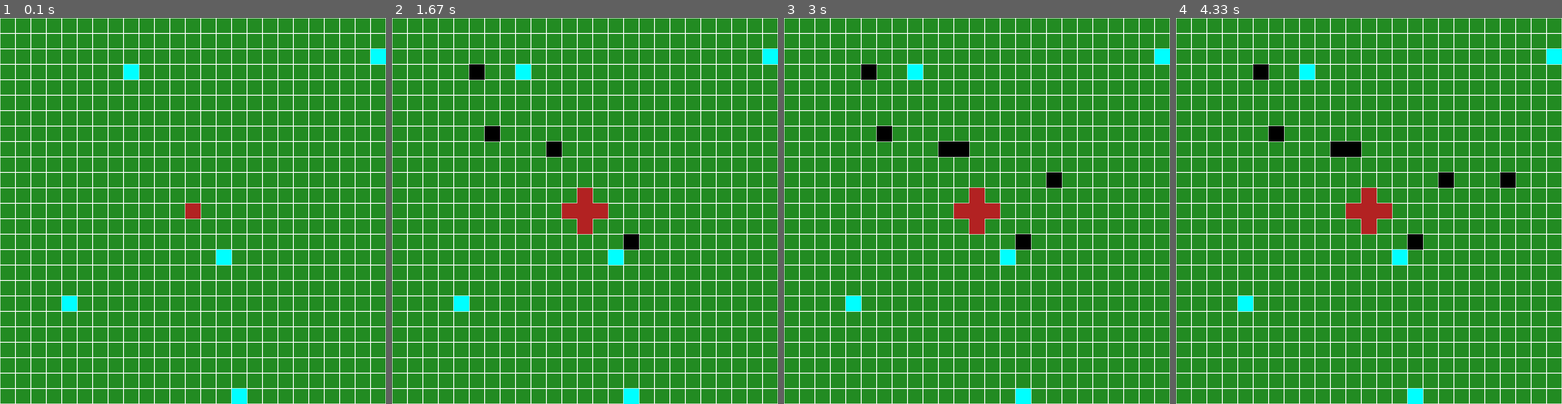
Above: before the commit, frames 1-4 (left to right).
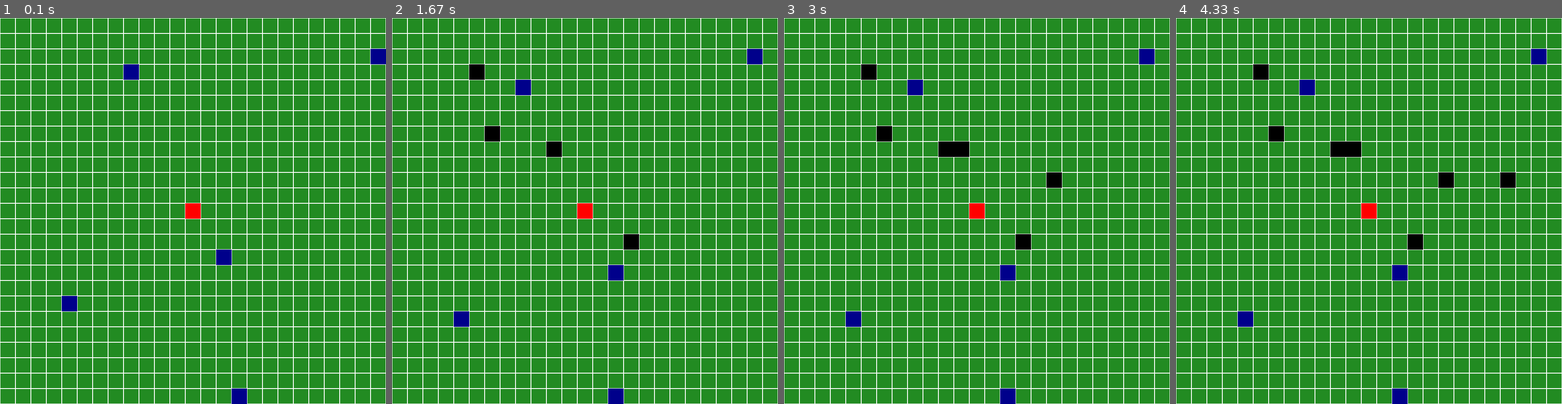
Above: after the commit, the same moments.

Repository: markus-brln/BachelorThesisForestFireControl
Game: pygame game, started from gui/main.py
Two runs of this game, one before a commit and one after it. Both use one fixed random seed, a clock stepped at 60 frames per second and the inputs below.
Inputs (mouse positions are in pixels of both pictures, inside the frame that each line leads up to):
- Up to frame 1 (0.1 s): no input
- Up to frame 2 (1.67 s): tap Space at 0.33 s; press the mouse at (631, 245) at 0.7 s; move the mouse to (557, 156) at 0.8 s; release the mouse at (484, 68) at 0.93 s; click (492, 133) at 1.3 s; move the mouse to (573, 145) at 1.63 s
- Up to frame 3 (3 s): click (965, 145) at 1.93 s; move the mouse to (1054, 180) at 2.37 s; click (1054, 180) at 2.73 s
- Up to frame 4 (4.33 s): move the mouse to (1507, 180) at 3.23 s; click (1507, 180) at 3.65 s; move the mouse to (1257, 137) at 4.2 s

The runs differ from the first frame. In frame 1, 1.0% of the frame differs, in the area x 16-100%, y 8-100%; in frame 2, 2.4%; in frame 3, 2.4%; in frame 4, 2.4%.

Commit message:
added firebreak digging and moving agents

Diff:
--- a/gui/Model/agent.py
+++ b/gui/Model/agent.py
@@ -1,36 +1,39 @@
 from collections import deque
+
+import random
+
+random.seed(0)
 
 class Agent:
   # TODO: Original code gave W as parameter. Find out purpose
-  def __init__(self, position, active = False):
+  def __init__(self, position, model, active = False):
     self.position = position
     self.dead = False
     self.digging = True
     self.active = active
     self.agent_hist = deque()
     self.agent_hist.append(self.position)
-    self.save_move = True
+    self.save_move = False
     self.waypoint = None
-    self.model = None
+    self.model = model
 
-  #
   def timestep(self):
-    if (self.position) == self.waypoint:
-      # TODO: Determine if this is appropriate
-      self.dig()
-    else:
-      self.move()
-      if self.save_move:
-        self.agent_hist.append((self.position))
+    self.move()
+    if self.save_move:
+      self.agent_hist.append((self.position))
 
   def dig(self):
-    pass
+    print("agent digging")
+    self.model.dig_firebreak(self)
 
+## Move randomly for now
   def move(self):
-    if self.waypoint == None:
-      return
-    # TODO: Implementation
-    pass
+    new_position = random.choice(self.model.get_neighbours(self.position))
+    while not self.model.position_in_bounds(new_position) or new_position in self.model.firepos:
+      new_position = random.choice(self.model.get_neighbours(self.position))
+
+    self.position = new_position
+
 
   def set_waypoint(self, waypoint = None):
     self.waypoint = waypoint
--- a/gui/Model/model.py
+++ b/gui/Model/model.py
@@ -24,10 +24,11 @@
     self.firepos = set()
     self.set_initial_fire(firesize)
 
-    self.startEpisode()           # Initialize episode
+    self.start_episode()           # Initialize episode
 
 
-  def startEpisode(self):
+## Episode Initialization
+  def start_episode(self):
     self.reset_agents()
     self.selected_squares = set() # Reset selection
     self.time = 0                 # Reset time
@@ -36,17 +37,17 @@
     # Start fire in the middle of the map
     self.firepos.clear()
     self.firepos = set(self.initial_fire)
+    self.firebreaks = set()
 
 
   # Start agents at random positions
   def reset_agents(self):
     self.agents = []
     for _ in range(self.nr_of_agents):
-      agent_pos = self.random_position()
+      agent_pos = self.get_random_position()
       while not self.position_in_bounds(agent_pos) or agent_pos in self.initial_fire:
-        agent_pos = self.random_position()
-      self.agents += [Agent(agent_pos)]
-
+        agent_pos = self.get_random_position()
+      self.agents += [Agent(agent_pos, self)]
 
 
   def set_initial_fire(self, firesize):
@@ -55,20 +56,68 @@
     for _ in range(firesize - 1):
       fire = list(self.initial_fire)
       for pos in fire:
-        neighbours = self.getNeighbours(pos)
+        neighbours = self.get_neighbours(pos)
         for neighbour in neighbours:
           self.initial_fire.add(neighbour)
 
 
-  ## Increment the time by one.
+## Time propagation
   # TODO: possibly reset selection?
   def time_step(self):
     self.time += 1                # Increment time
     self.expand_fire()            # Determine fire propagation
+    self.selected_squares.clear() # Reset selection
+
+    for agent in self.agents:
+      agent.timestep()
+
     if self.state == State.FIRE_OUT_OF_CONTROL:
-      self.startEpisode()
+      self.start_episode()
+      return
 
+
+  ## currently stops when the fire reaches the edge of the map for simplicity but
+  ## also as it makes it impossible for the agent to contain the fire
+  def expand_fire(self):
+    if self.time % 3 != 0:
+      return
+
+    self.fire = list(self.firepos)
+    for pos in self.fire:
+      neighbours = self.get_neighbours(pos)
+      for neighbour in neighbours:
+        if not self.position_in_bounds(neighbour):
+          self.state = State.FIRE_OUT_OF_CONTROL
+
+        self.firepos.add(neighbour)
+
+
+## Position management
+  def get_neighbours(self, position):
+    x, y = position
+    return [(x - 1, y), (x + 1, y), (x, y - 1), (x, y + 1)]
+
+
+  def agent_positions(self):
+    return [agent.position for agent in self.agents]
+
+
+  def get_random_position(self):
+    return (random.randint(0, self.size - 1), random.randint(0, self.size - 1))
+
+
+  def position_in_bounds(self, position):
+    x, y = position
+    return x >= 0 and x < self.size and y >= 0 and y < self.size
+
+
+## Model manipulation
   def select_square(self, position):
+    for agent in self.agents:
+      if position == agent.position:
+        agent.dig()
+        return
+
     if position not in self.firepos:       ## Cannot set waypoint in the fire
       self.selected_squares.add(position)  # Add to list of waypoints
 
@@ -77,35 +126,12 @@
     self.selected_squares.discard(position) # Remove from list of waypoints
 
 
-  def getNeighbours(self, position):
-    x, y = position
-    return [(x - 1, y), (x + 1, y), (x, y - 1), (x, y + 1)]
-
-  ## currently stops when the fire reaches the edge of the map for simplicity but
-  ## also as it makes it impossible for the agent to contain the fire
-  def expand_fire(self):
-    self.fire = list(self.firepos)
-    for pos in self.fire:
-      neighbours = self.getNeighbours(pos)
-      for neighbour in neighbours:
-        if not self.position_in_bounds(neighbour):
-          self.state = State.FIRE_OUT_OF_CONTROL
-
-        self.firepos.add(neighbour)
-
-  def random_position(self):
-    return (random.randint(0, self.size - 1), random.randint(0, self.size - 1))
+  def dig_firebreak(self, agent):
+    self.firebreaks.add(agent.position)
+    print(self.firebreaks)
 
 
-  def position_in_bounds(self, position):
-    x, y = position
-    return x >= 0 and x <= self.size and y >= 0 and y <= self.size
-
-
-  def agent_positions(self):
-    return [agent.position for agent in self.agents]
-
-
+## Proper shutdown
   ## TODO: e.g. save data and ensure proper exiting of program
   def shut_down(self):
-    self.startEpisode()
+    self.start_episode()
--- a/gui/View/view.py
+++ b/gui/View/view.py
@@ -31,6 +31,7 @@
     self.draw_selected()
     self.draw_fire()
     self.draw_agents()
+    self.draw_firebreaks()
 
     # Update pygame display
     pygame.display.update()
@@ -57,11 +58,15 @@
 
   # Draw the agent positions blue
   def draw_agents(self):
-    self.fill_blocks(self.model.agent_positions(), pygame.Color("Cyan"))
+    self.fill_blocks(self.model.agent_positions(), pygame.Color("DarkBlue"))
 
   # Draw the fire positions red
   def draw_fire(self):
-    self.fill_blocks(self.model.firepos, pygame.Color("FireBrick"))
+    self.fill_blocks(self.model.firepos, pygame.Color("Red"))
+
+
+  def draw_firebreaks(self):
+    self.fill_blocks(self.model.firebreaks, pygame.Color("SaddleBrown"))
 
   # Draw the selected positions black
   def draw_selected(self):
